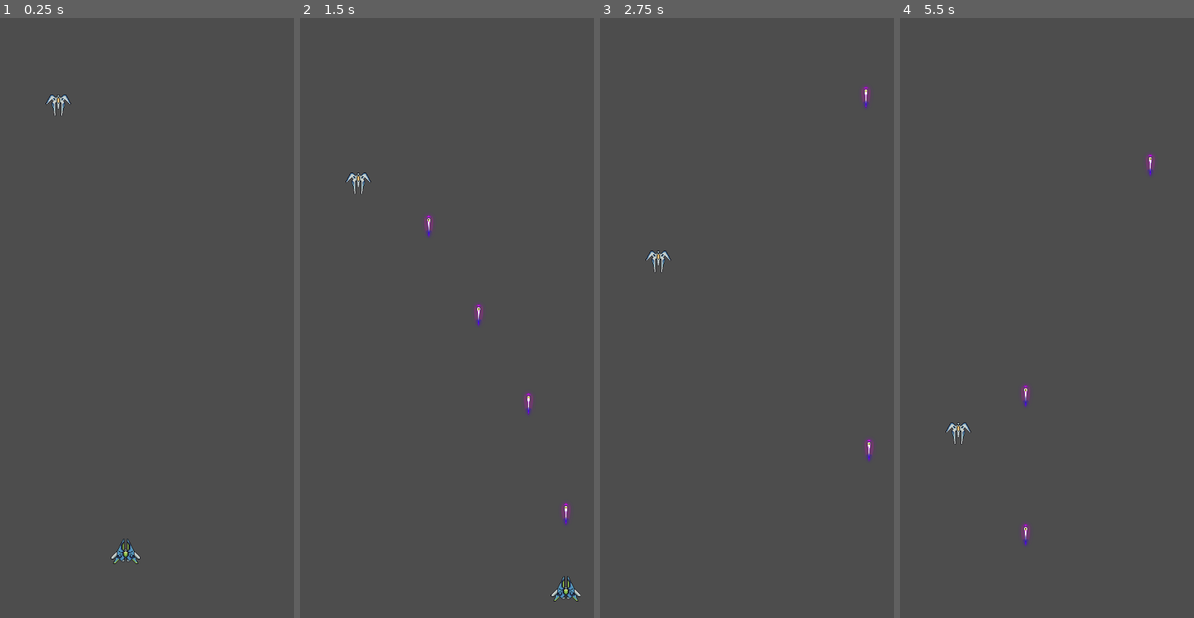
Above: before the commit, frames 1-4 (left to right).
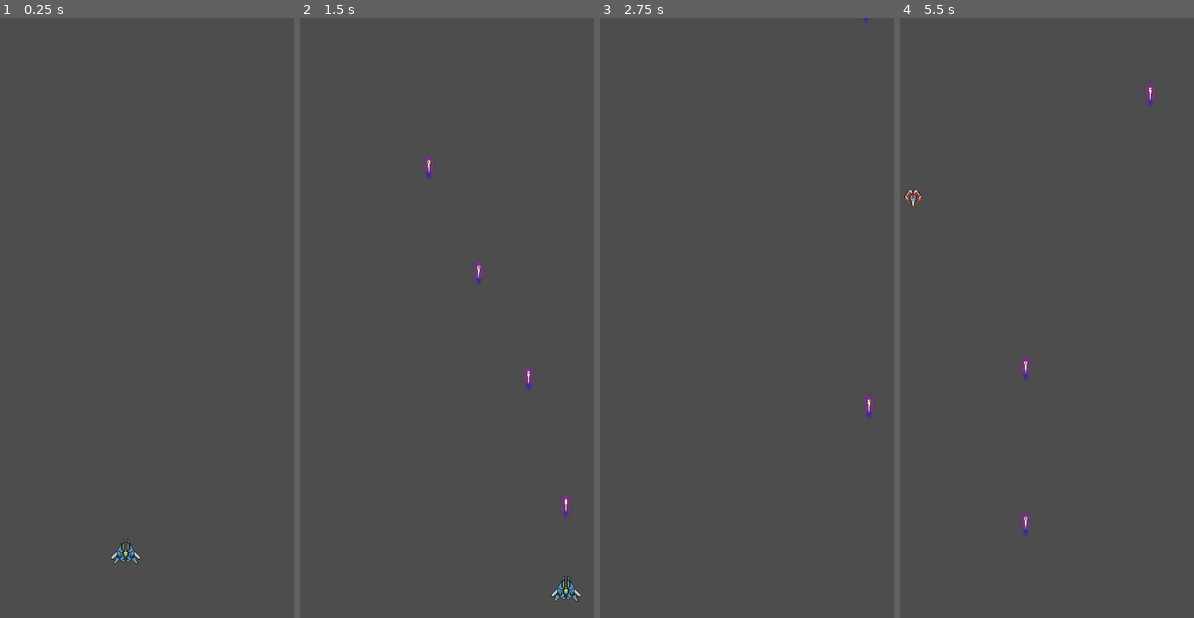
Above: after the commit, the same moments.

Repository: lgraham076/minishooter
Game: Godot game, scene res://scenes/game.tscn
Two runs of this game, one before a commit and one after it. Both use one fixed random seed, a clock stepped at 60 frames per second and the inputs below.
Inputs:
- Up to frame 1 (0.25 s): no input
- Up to frame 2 (1.5 s): hold Right (move_right) 0.53-1.28 s; hold Space (shoot) 0.53-1.28 s; hold Down (move_down) from 1.28 s (still down); tap Space (shoot) at 1.35 s
- Up to frame 3 (2.75 s): release Down (move_down) at 2.03 s; hold Right (move_right) from 2.03 s (still down); hold Space (shoot) from 2.03 s (still down)
- Up to frame 4 (5.5 s): release Right (move_right) at 2.78 s; release Space (shoot) at 2.78 s; hold Up (move_up) 2.78-3.53 s; tap Space (shoot) at 2.85, 4.35 s; hold Space (shoot) 3.53-4.28 s; hold Left (move_left) 3.53-5.03 s; hold Down (move_down) from 5.03 s (still down); hold Space (shoot) from 5.03 s (still down)

The runs differ from the first frame. In frame 1, 0.1% of the frame differs, in the area x 15-25%, y 12-17%; in frame 2, 0.7%, in the area x 15-93%, y 23-85%; in frame 3, 0.4%; in frame 4, 0.7%.

Commit message:
Added random spawns, and more hitpoints

Diff:
--- /dev/null
+++ b/scenes/diverenemy.tscn
@@ -0,0 +1,12 @@
+[gd_scene load_steps=3 format=3 uid="uid://btuohiydcvjlh"]
+
+[ext_resource type="PackedScene" uid="uid://b8015s0byvkt6" path="res://scenes/enemy.tscn" id="1_prvrx"]
+[ext_resource type="Texture2D" uid="uid://bc2gn2h8uajuc" path="res://assets/ships/enemy_ship_4.png" id="2_6a0i6"]
+
+[node name="Enemy" instance=ExtResource("1_prvrx")]
+scale = Vector2(1, 1)
+speed = 325
+hp = 1
+
+[node name="Sprite2D" parent="." index="0"]
+texture = ExtResource("2_6a0i6")
--- a/scenes/enemy.tscn
+++ b/scenes/enemy.tscn
@@ -19,7 +19,6 @@
 
 [node name="VisibleOnScreenNotifier2D" type="VisibleOnScreenNotifier2D" parent="."]
 position = Vector2(0, -24)
-scale = Vector2(1, 0.18)
 
 [connection signal="body_entered" from="." to="." method="_on_body_entered"]
 [connection signal="screen_exited" from="VisibleOnScreenNotifier2D" to="." method="_on_visible_on_screen_notifier_2d_screen_exited"]
--- a/scenes/game.tscn
+++ b/scenes/game.tscn
@@ -1,11 +1,13 @@
-[gd_scene load_steps=4 format=3 uid="uid://dimjge5womt3o"]
+[gd_scene load_steps=5 format=3 uid="uid://dimjge5womt3o"]
 
 [ext_resource type="Script" path="res://scripts/game.gd" id="1_l8q1b"]
 [ext_resource type="PackedScene" uid="uid://bl4ofos0knoyj" path="res://scenes/player.tscn" id="2_4ymmy"]
 [ext_resource type="PackedScene" uid="uid://b8015s0byvkt6" path="res://scenes/enemy.tscn" id="3_edrps"]
+[ext_resource type="PackedScene" uid="uid://btuohiydcvjlh" path="res://scenes/diverenemy.tscn" id="4_2334o"]
 
 [node name="Game" type="Node2D"]
 script = ExtResource("1_l8q1b")
+enemy_scenes = Array[PackedScene]([ExtResource("3_edrps"), ExtResource("4_2334o")])
 
 [node name="Player" parent="." instance=ExtResource("2_4ymmy")]
 position = Vector2(263, 529)
@@ -15,8 +17,10 @@
 
 [node name="LaserContainer" type="Node2D" parent="."]
 
-[node name="Enemy" parent="." instance=ExtResource("3_edrps")]
-position = Vector2(243, 171)
+[node name="EnemyContainer" type="Node2D" parent="."]
 
-[node name="EnemySpawnPosition" type="Marker2D" parent="."]
-position = Vector2(345, 95)
+[node name="EnemySpawnTimer" type="Timer" parent="."]
+wait_time = 2.0
+autostart = true
+
+[connection signal="timeout" from="EnemySpawnTimer" to="." method="_on_enemy_spawn_timer_timeout"]
--- a/scripts/enemy.gd
+++ b/scripts/enemy.gd
@@ -1,6 +1,7 @@
 class_name Enemy extends Area2D
 
 @export var speed = 150
+@export var hp = 3
 
 # Called when the node enters the scene tree for the first time.
 func _ready() -> void:
@@ -21,4 +22,9 @@
 
 
 func _on_visible_on_screen_notifier_2d_screen_exited() -> void:
-	queue_free()
+	die()
+
+func take_damage():
+	hp -= 1
+	if hp <= 0:
+		die()
--- a/scripts/game.gd
+++ b/scripts/game.gd
@@ -2,6 +2,10 @@
 
 @onready var player_spawn = $PlayerSpawnPosition
 @onready var laser_container = $LaserContainer
+@onready var timer = $EnemySpawnTimer
+@onready var enemy_container = $EnemyContainer
+
+@export var enemy_scenes:Array[PackedScene] = []
 
 var player = null
 
@@ -11,7 +15,6 @@
 	assert(player != null)
 	player.global_position = player_spawn.global_position
 	player.laser_shot.connect(_on_player_laser_shot)
-
 
 # Called every frame. 'delta' is the elapsed time since the previous frame.
 func _process(_delta: float) -> void:
@@ -24,3 +27,9 @@
 	var laser = laser_scene.instantiate()
 	laser.global_position = location
 	laser_container.add_child(laser)
+
+
+func _on_enemy_spawn_timer_timeout() -> void:
+	var e = enemy_scenes.pick_random().instantiate()
+	e.global_position = Vector2(randf_range(50, 760), -50)
+	enemy_container.add_child(e)
--- a/scripts/laser.gd
+++ b/scripts/laser.gd
@@ -1,6 +1,6 @@
 extends Area2D
 
-@export var speed = 800
+@export var speed = 950
 
 # Called when the node enters the scene tree for the first time.
 func _ready() -> void:
@@ -16,5 +16,5 @@
 
 func _on_area_entered(area: Area2D) -> void:
 	if area is Enemy:
-		area.die()
+		area.take_damage()
 		queue_free()
